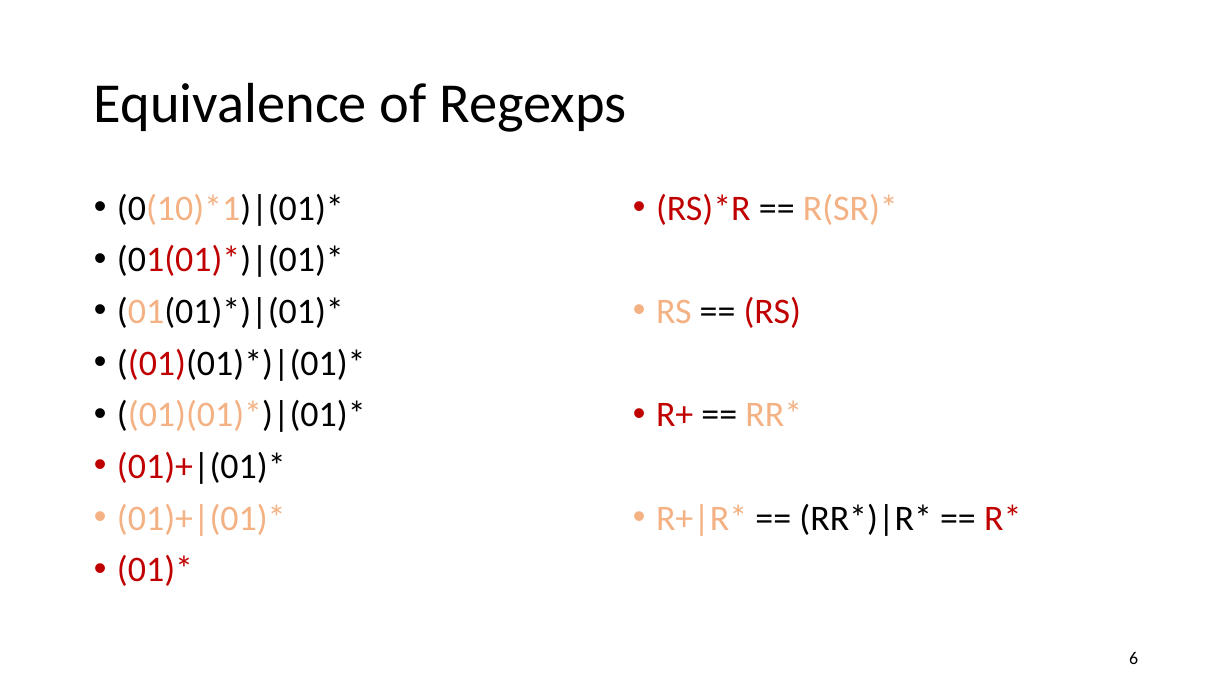
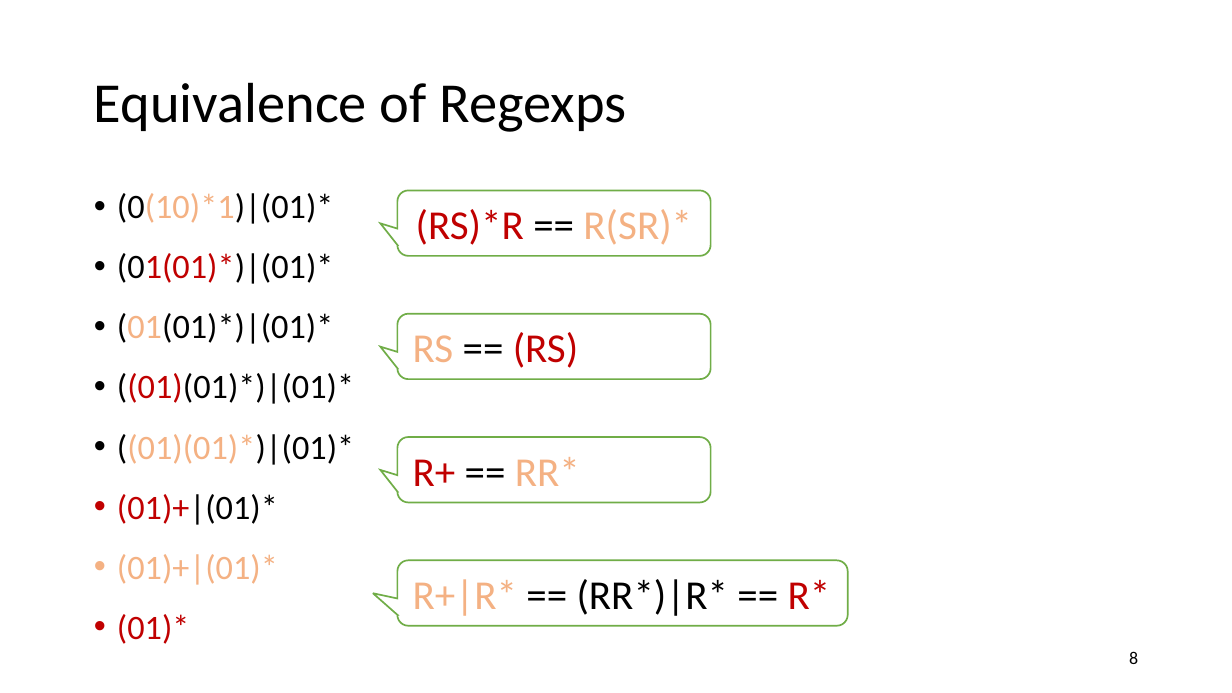
Before and after one commit to anoopsarkar/compilers-class, a slide deck: slide 8 of assets/ppt/lex/lex3-regexps-are-trees.pptx (slide 6 before the commit). Drawn at 1232x693 pixels with LibreOffice and Linux fonts; fonts in the diff are those of the drawing. Boxes give left, top, right and bottom in pixels: in the first picture for what was removed or moved away, otherwise in the second. Text is boxed around its words. In the diff, an @@ line names an element or a change of style, - is before the commit and + after.

Commit message:
updated lex3 slides

```diff
--- a/assets/ppt/lex/lex3-regexps-are-trees.pptx
+++ b/assets/ppt/lex/lex3-regexps-are-trees.pptx
@@ text "(0(10)*1)|(01)*" at bbox=[117, 193, 354, 644]: size 21 to 20 pt; more space between paragraphs @@
@@ rounded speech box added at bbox=[398, 191, 711, 256], fill #FFFFFF, outline #70AD47 1 pt, 24 pt, text #C00000 @@
+(RS)*R == R(SR)*
@@ text removed at bbox=[656, 194, 1021, 536] @@
-• (RS)*R == R(SR)*
-• RS == (RS)
-• R+ == RR*
-• R+|R* == (RR*)|R* == R*
@@ rounded speech box added at bbox=[398, 314, 711, 379], fill #FFFFFF, outline #70AD47 1 pt, 24 pt, text #C00000 @@
+RS == (RS)
@@ rounded speech box added at bbox=[398, 437, 711, 503], fill #FFFFFF, outline #70AD47 1 pt, 24 pt, text #F4B183 @@
+R+ == RR*
@@ rounded speech box added at bbox=[398, 561, 848, 626], fill #FFFFFF, outline #70AD47 1 pt, 24 pt, text #000000 @@
+R+|R* == (RR*)|R* == R*
@@ page number at bbox=[1129, 651, 1138, 664]: text changed @@
-6
+8
```
Also in this commit, not shown: 1 other slide changed, 4 slides added, 2 slides removed.
